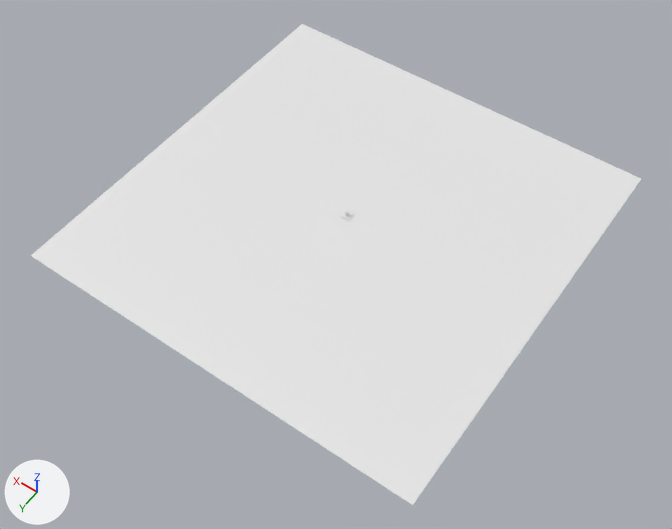
The Blender file 3D_House/3D_House.blend as it was, and as the next commit left it.
Both versions are drawn from a 50 mm lens placed at (-383.0, 555.0, 776.0), pointed at (-16.0, 42.0, -31.0). The axes (+X, +Y, +Z) are drawn at lower left. The lights are the same throughout.

Script lines for the objects in view, before the commit:
```python
me_plane = bpy.data.meshes.new('Plane')
me_plane.from_pydata(...)  # a box spanning x -1.0..1.0, y -1.0..1.0, z -0.06..0.0
me_plane_001 = bpy.data.meshes.new('Plane.001')
me_plane_001.from_pydata([(-1.0, -1.0, 0.0), (1.0, -1.0, 0.0), (-1.0, 1.0, 0.0), (1.0, 1.0, 0.0)], [], [(0, 1, 3, 2)])
ob_plane = bpy.data.objects.new('Plane', me_plane_001)
ob_plane.location = (0.0, 0.0, 0.0)
ob_plane.scale = (241.0, 241.0, 7.83)
ob_plane_001 = bpy.data.objects.new('Plane.001', me_plane)
ob_plane_001.location = (0.0, -1.0, 1.0)
ob_plane_001.scale = (-5.79, -5.79, -6.84)
```
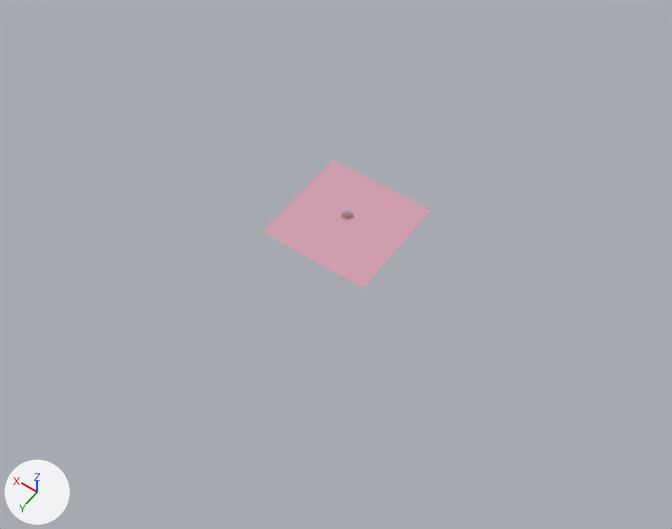
Location of each change, [x1, y1, x2, y2] in pixels of the pictures (672 x 529 px):
'Plane', recoloured, moved, rescaled (white to pink, 72% narrower, 73% shorter)
    before: [31, 24, 641, 505]
    after: [262, 160, 431, 289]
'Plane.001', deleted
    before: [339, 209, 353, 220]

Edits to the bpy script that builds the scene:
```text
Add mat_phone:
    mat_phone = principled_material('Phone')
    mat_phone.base_color = (0.657, 0.348, 0.437)  # pink #d49fb1
Change me_plane_001:
    where me_plane_001.from_pydata(...)  # 4 vertices, 1 face; spans x -1.0..1.0, y -1.0..1.0, z 0.0
    add me_plane_001.materials.append(mat_phone)  # pink #d49fb1
Change ob_plane:
    ob_plane.location: (0.0, 0.0, 0.0) -> (-5.0, 5.0, 0.0)
    ob_plane.scale: (241.0, 241.0, 7.83) -> (66.7, 66.7, 2.17)
Remove ob_plane_001:
    ob_plane_001 = bpy.data.objects.new('Plane.001', me_plane)
    ob_plane_001.location = (0.0, -1.0, 1.0)
    ob_plane_001.scale = (-5.79, -5.79, -6.84)
Change ob_cylinder:
    where _m = ob_cylinder.modifiers.new('Mirror', 'MIRROR')
    remove _m.mirror_object = ob_plane_001
```
